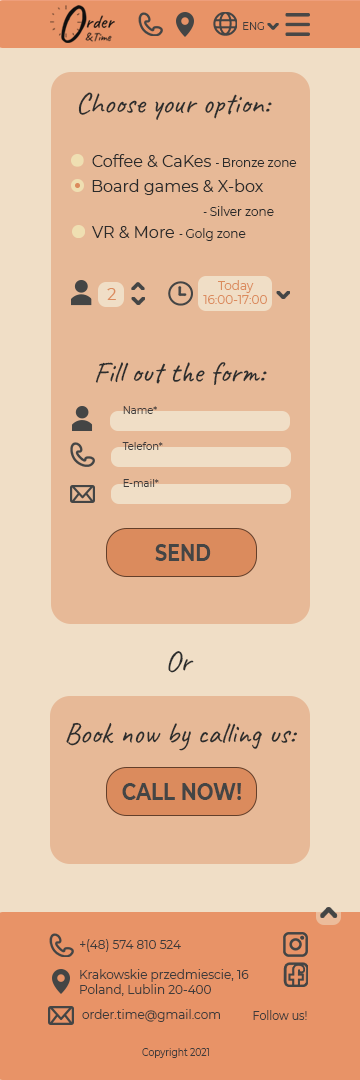
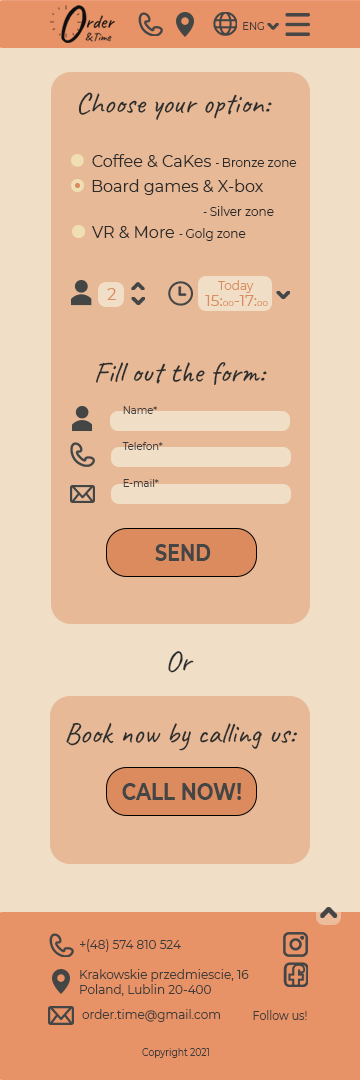
Layer changes from the first 360px x 1080px image to the second:
added group "Choosing" with 34 layers in group "Монтажная область 1" over (106, 295, 268, 577)
added group "Persones&Time" with 10 layers in group "Choosing" over (203, 295, 268, 306)
removed layer "16:00-17:00" from group "Монтажная область 1" over (203, 295, 267, 304)
added layer "15:00-17:00" in group "Persones&Time" over (205, 295, 268, 306)
moved "Time_bg" into group "Persones&Time" over (203, 295, 268, 306)
moved "Btn_bg" (1st of 2, in "Монтажная область 1" › "Choosing") into group "Choosing", painted on it over (106, 528, 257, 577)
moved "Bg_form" (1st of 2, in "Монтажная область 1" › "Choosing") into group "Choosing" over (106, 295, 268, 577)
added group "Calling" with 5 layers in group "Монтажная область 1" over (106, 767, 257, 816)
moved "Btn_bg" (2nd of 2, in "Монтажная область 1" › "Calling") into group "Calling" over (106, 767, 257, 816)
moved "Bg_form" (2nd of 2, in "Монтажная область 1" › "Calling") into group "Calling" over (106, 767, 257, 816)
